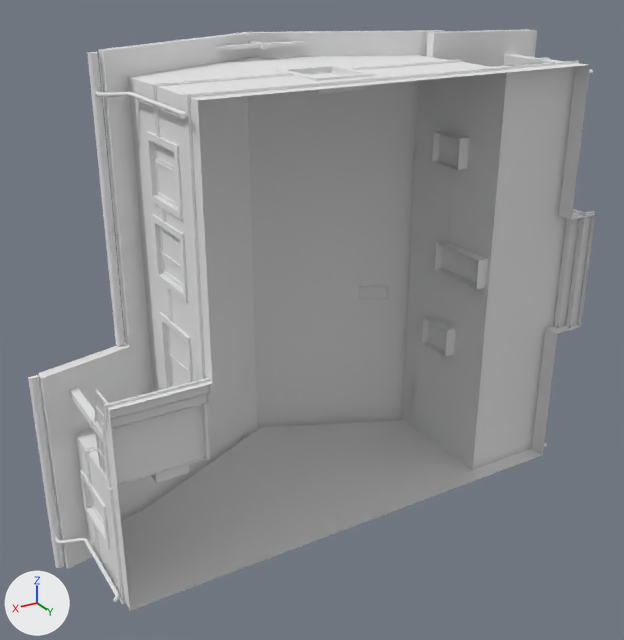
The OBJ model dist/models/house/house.obj as it was, and as the next commit left it.
Camera for both pictures: a 50 mm camera at (14.6, 20.1, 11.0) aimed at (0.3, -3.7, -0.9). The axes (+X, +Y, +Z) are drawn at lower left. The lights are the same throughout. Where no turn or scale is listed for an object, it has been applied to the vertices.

The scene before the commit, as lines of its bpy script (objects in view):
```python
me_cottage_free_001 = bpy.data.meshes.new('Cottage_Free.001')
me_cottage_free_001.from_pydata(...)  # 3351 vertices, 2171 faces; spans x -9.2..10.0, y -8.8..0.0, z -7.9..8.4
me_cottage_free_001.materials.append(mat_cottage_free_001)  # white #e7e7e7
ob_cottage_free_001 = bpy.data.objects.new('Cottage_Free.001', me_cottage_free_001)
ob_cottage_free_001.location = (0.0, 0.0, 0.0)
```
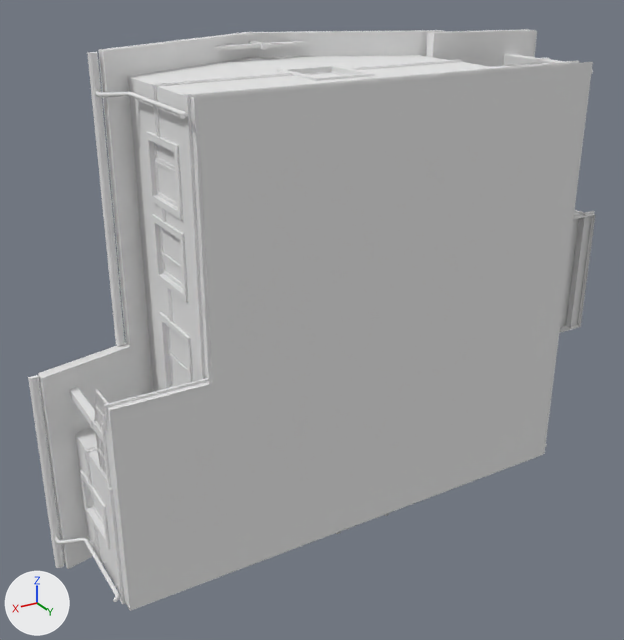
What changed in the scene script:
```text
Add me_floor:
    me_floor.from_pydata([(5.9, 0.0, -7.1), (5.9, 0.0, 7.7), (-8.0, 0.0, -7.1), (-8.0, 0.0, 7.7), (8.8, 0.0, -7.1), (8.8, 0.0, -0.3), (5.9, 0.0, -7.1), (5.9, 0.0, -0.3)], [], [(0, 1, 3, 2), (4, 5, 7, 6)])
    me_floor.materials.append(mat_cottage_free_001)  # white #e7e7e7
Add ob_floor:
    ob_floor = bpy.data.objects.new('floor', me_floor)
    ob_floor.location = (0.0, 0.0, 0.0)
```

Where the change shows, as pixel boxes [x1, y1, x2, y2] in the pictures (624 x 640 px):
'floor', added: after [109, 62, 593, 611]
'Cottage_Free.001', unchanged, covered by the edit: before [28, 29, 596, 611]; after [28, 29, 596, 610]
